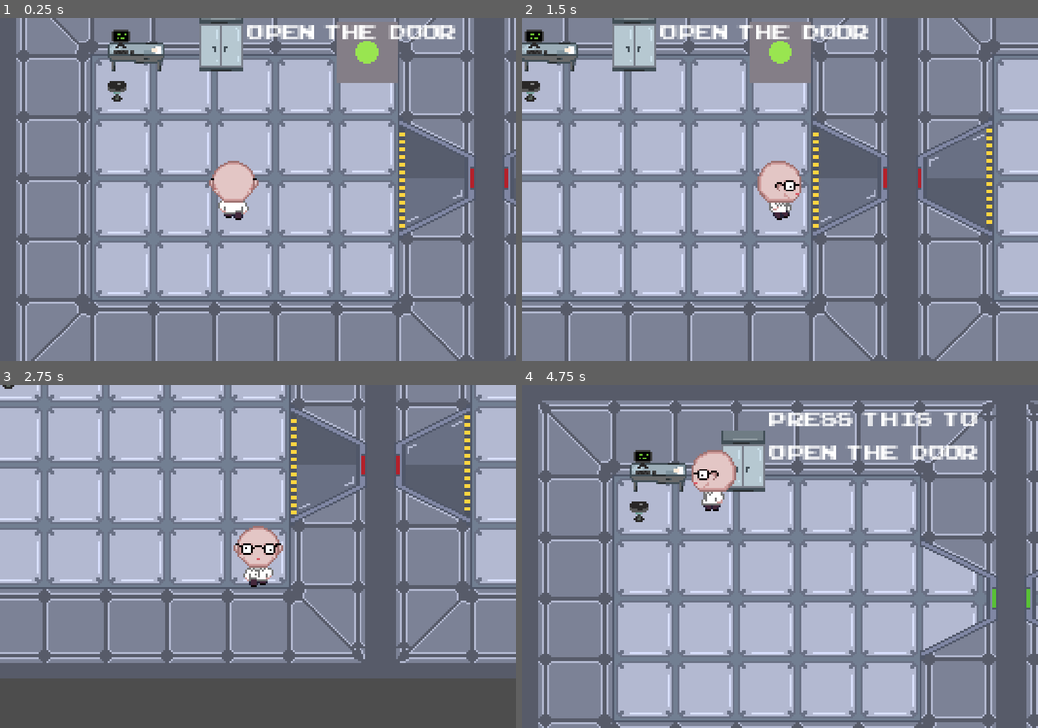
Above: before the commit, frames 1-4 (two rows, left to right).
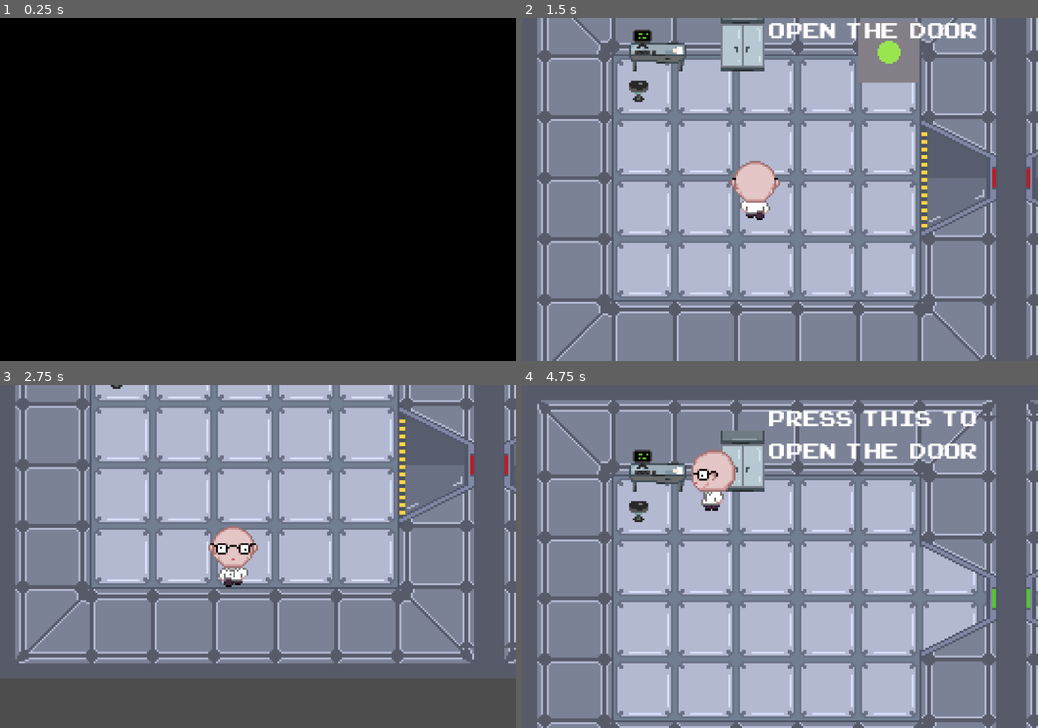
Above: after the commit, the same moments.

Repository: Pi-pol/Tachyon-race
Game: Godot game, scene res://Scenes/title.tscn
The game is run twice, just before and just after one commit, with the same random seed, the same clock (stepped at 60 frames per second) and the same inputs. Before the commit the project starts from res://Scenes/1stlevel.tscn.
Inputs (mouse positions are in pixels of both pictures, inside the frame that each line leads up to):
- Up to frame 1 (0.25 s): no input
- Up to frame 2 (1.5 s): tap Enter at 0.5 s; move the mouse to (893, 172) at 0.52 s; hold Right (ui_right) 0.53-1.25 s; tap K at 0.6 s; click (893, 172) at 0.67 s; click (780, 162) at 1.27 s
- Up to frame 3 (2.75 s): tap Space at 2 s; move the mouse to (154, 573) at 2.02 s; hold Down (ui_down) from 2.03 s (still down); tap K at 2.1 s
- Up to frame 4 (4.75 s): move the mouse to (831, 481) at 2.77 s; release Down (ui_down) at 2.78 s; hold Right (ui_right) 2.78-3.53 s; tap K at 2.85, 3.6, 4.35 s; move the mouse to (754, 625) at 3.52 s; hold Up (ui_up) 3.53-4.28 s; click (754, 625) at 3.67 s; tap Enter at 4.25 s; move the mouse to (934, 607) at 4.27 s; hold Left (ui_left) from 4.28 s (still down)

The runs differ from the first frame. In frame 1, 100% of the frame differs, in the area x 0-100%, y 0-100%; in frame 2, 57%; in frame 3, 44%; in frame 4, 5.8%.

Commit message:
I fucked something up so quick fix

Diff:
--- a/project.godot
+++ b/project.godot
@@ -11,7 +11,7 @@
 [application]
 
 config/name="Tachyon-race"
-run/main_scene="res://Scenes/1stlevel.tscn"
+run/main_scene="res://Scenes/title.tscn"
 config/features=PackedStringArray("4.2", "Forward Plus")
 config/icon="res://icon.svg"
 
